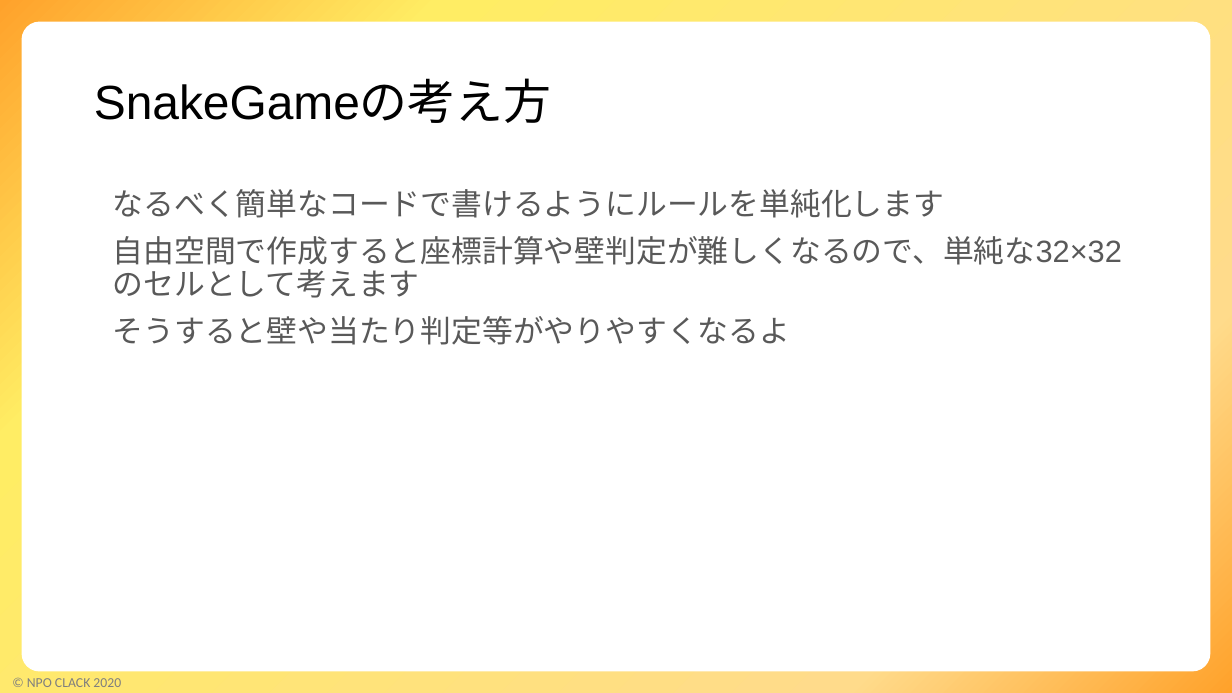
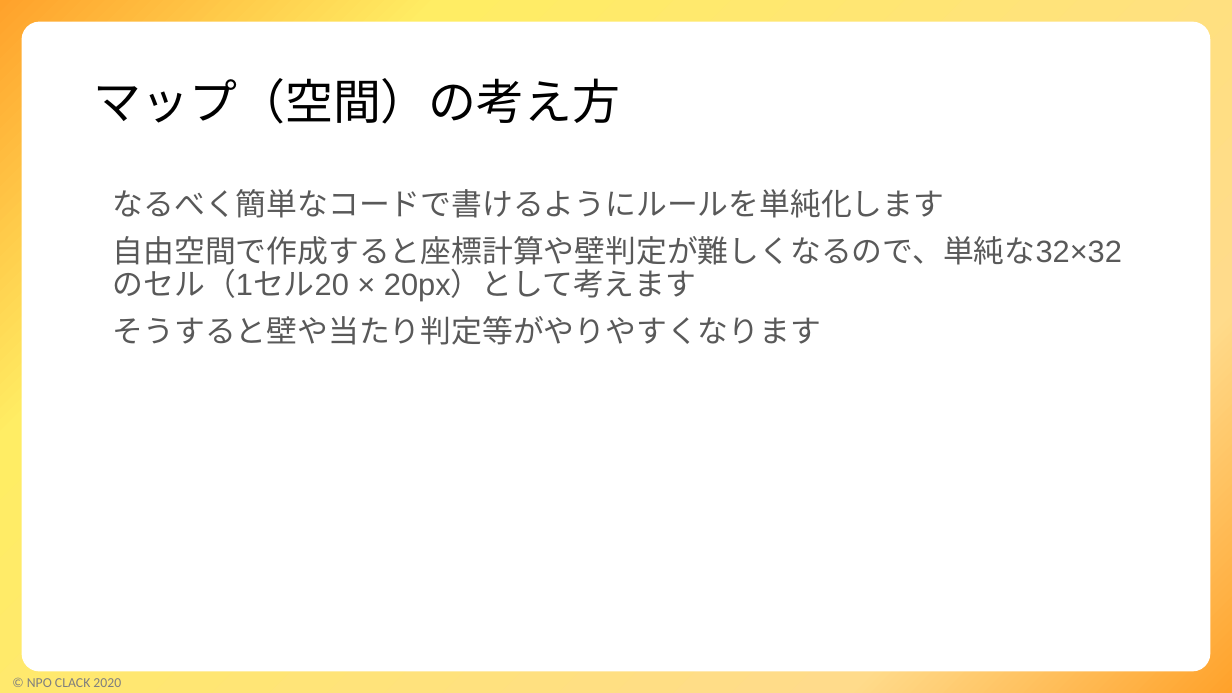
Before and after one commit to kinta2kunte/SnameGame, a slide deck: slide 3 of SnakeGame解説.pptx (slide 4 before the commit). Drawn at 1232x693 pixels with LibreOffice and Linux fonts; fonts in the diff are those of the drawing; background and template pictures are left out. Boxes give left, top, right and bottom in pixels: in the first picture for what was removed or moved away, otherwise in the second. Text is boxed around its words. In the diff, an @@ line names an element or a change of style, - is before the commit and + after.

```diff
--- a/SnakeGame解説.pptx
+++ b/SnakeGame解説.pptx
@@ title at <box>94,78,620,124</box>: text changed @@
-SnakeGameの考え方
+マップ（空間）の考え方
@@ text at <box>113,236,1122,345</box>: text changed @@
-自由空間で作成すると座標計算や壁判定が難しくなるので、単純な32×32のセルとして考えます
-そうすると壁や当たり判定等がやりやすくなるよ
+自由空間で作成すると座標計算や壁判定が難しくなるので、単純な32×32のセル（1セル20 × 20px）として考えます
+そうすると壁や当たり判定等がやりやすくなります
```
Also in this commit, not shown: 6 other slides changed, 1 slide removed, 1 other file.
